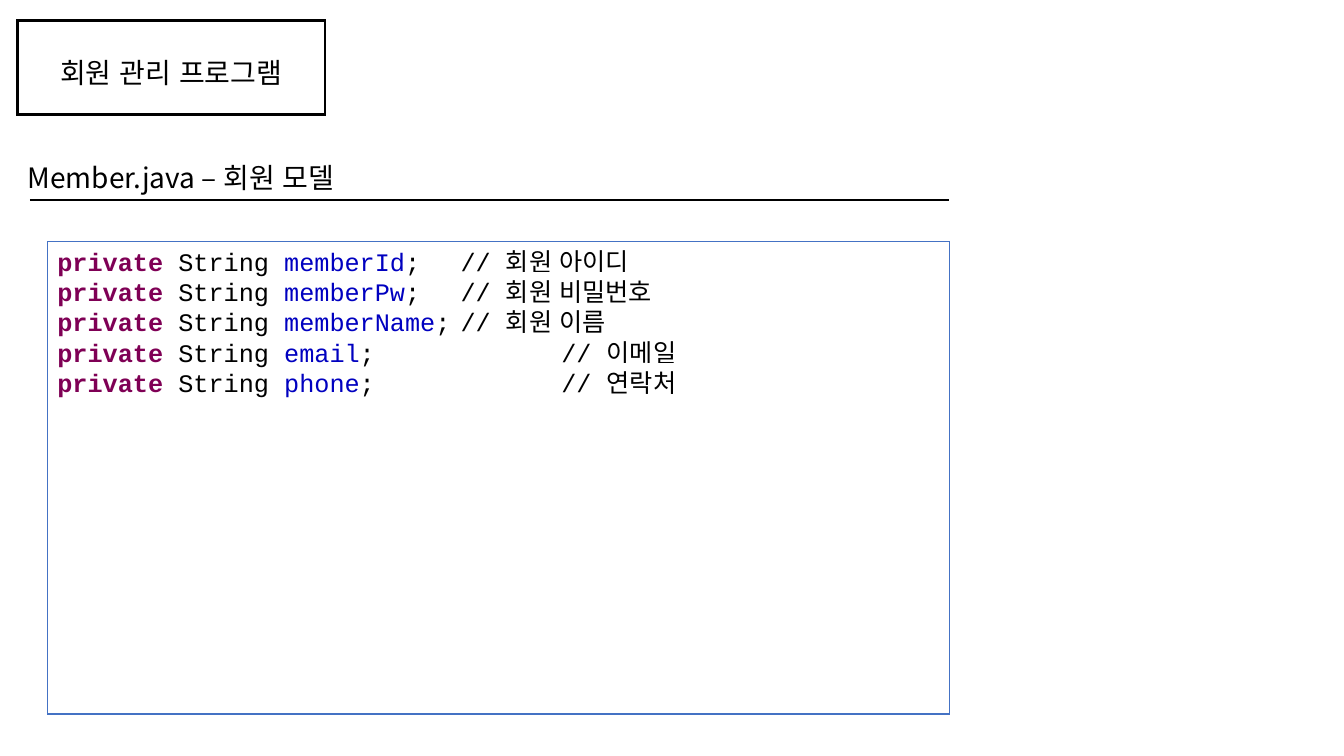
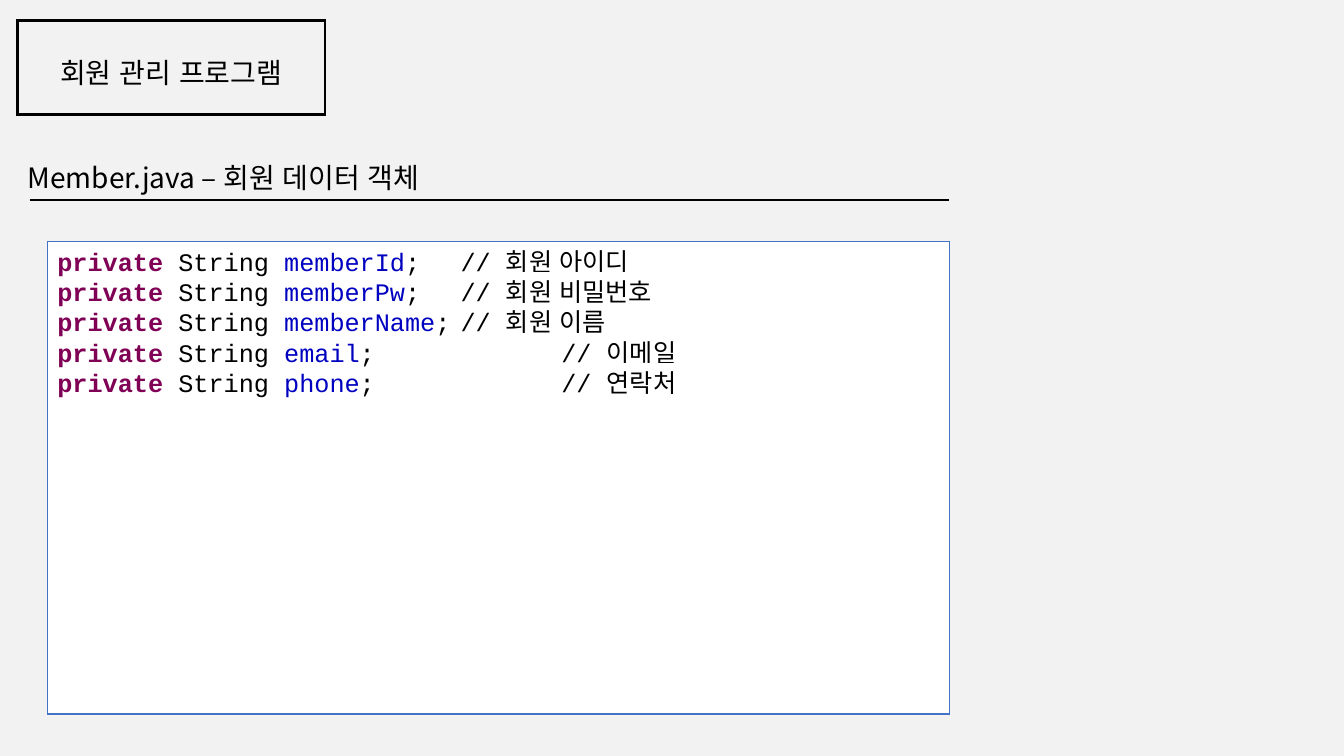
Before and after one commit to kmj-mkes/class_data_ex, a slide deck: slide 4 of 9) 회원관리프로그램.pptx. Drawn at 1344x756 pixels with LibreOffice and Linux fonts; fonts in the diff are those of the drawing. Boxes give left, top, right and bottom in pixels: in the first picture for what was removed or moved away, otherwise in the second. Text is boxed around its words. In the diff, an @@ line names an element or a change of style, - is before the commit and + after.

```diff
--- a/9) 회원관리프로그램.pptx
+++ b/9) 회원관리프로그램.pptx
@@ background #FFFFFF to #F2F2F2 @@
@@ text at (27,164,420,195): text changed @@
-Member.java – 회원 모델
+Member.java – 회원 데이터 객체
```
Also in this commit, not shown: 4 other slides changed.
